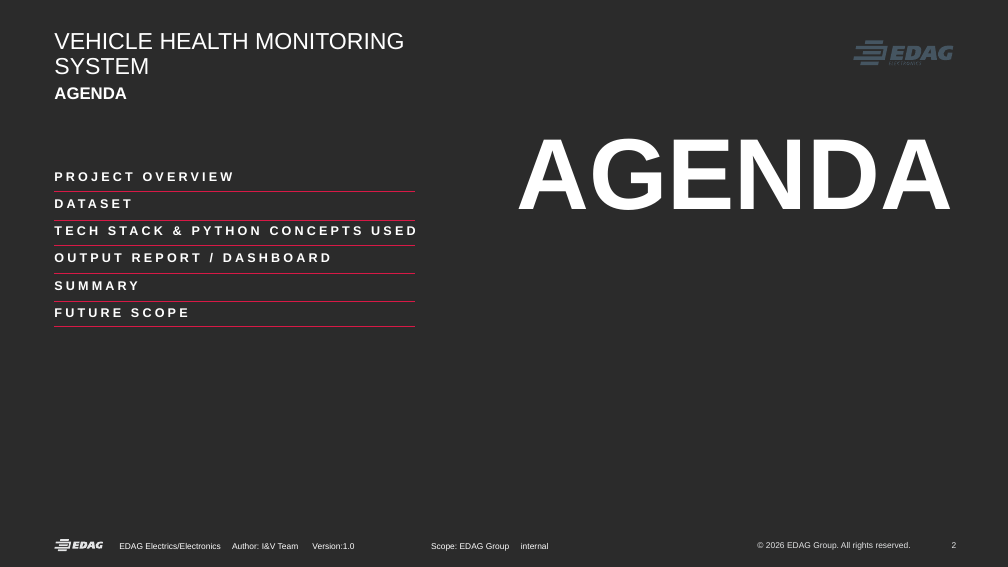
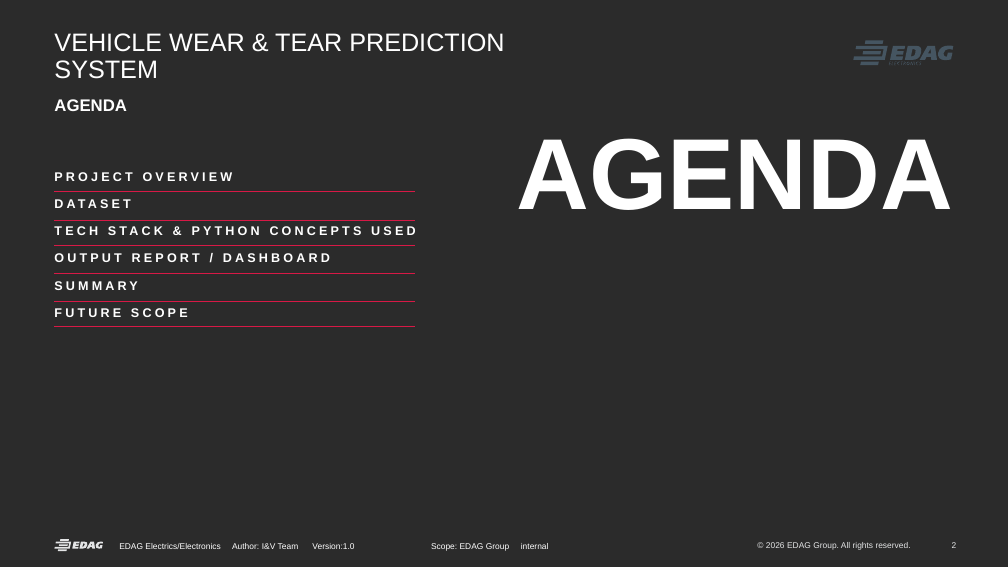
Before and after one commit to kkdevops4/EE_PythonBatch2, a slide deck: slide 2 of MegaProject/Vehicle_Wear_and_Tear_Prediction_System/ppt/MegaProject.pptx. Drawn at 1008x567 pixels with LibreOffice and Linux fonts; fonts in the diff are those of the drawing; background and template pictures are left out; a plain dark background stands for a picture behind light text. Boxes give left, top, right and bottom in pixels: in the first picture for what was removed or moved away, otherwise in the second. Text is boxed around its words. In the diff, an @@ line names an element or a change of style, - is before the commit and + after.

Commit message:
Final PPT Changes

```diff
--- a/MegaProject/Vehicle_Wear_and_Tear_Prediction_System/ppt/MegaProject.pptx
+++ b/MegaProject/Vehicle_Wear_and_Tear_Prediction_System/ppt/MegaProject.pptx
@@ text at box(54, 33, 504, 79): text changed; size 22 to 24 pt @@
-VEHICLE HEALTH MONITORING
-SYSTEM
+VEHICLE WEAR & TEAR PREDICTION SYSTEM
@@ text "AGENDA": place and size @@
-text "AGENDA" at box(54, 87, 127, 99)
+text "AGENDA" at box(54, 99, 127, 111)
```
Also in this commit, not shown: 1 other slide changed, 1 other file.
